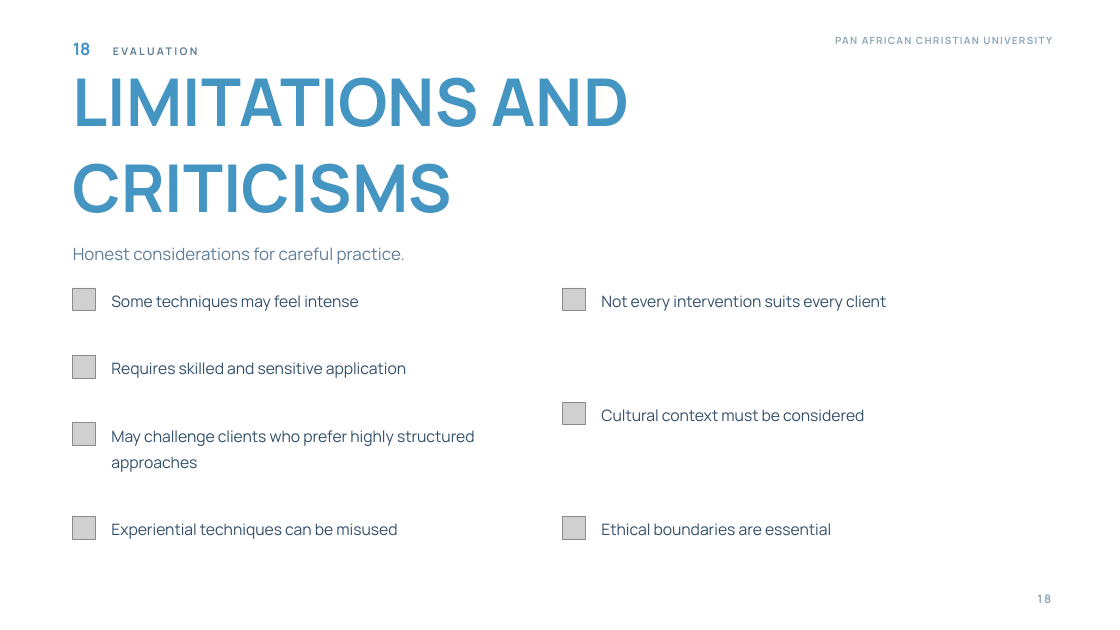
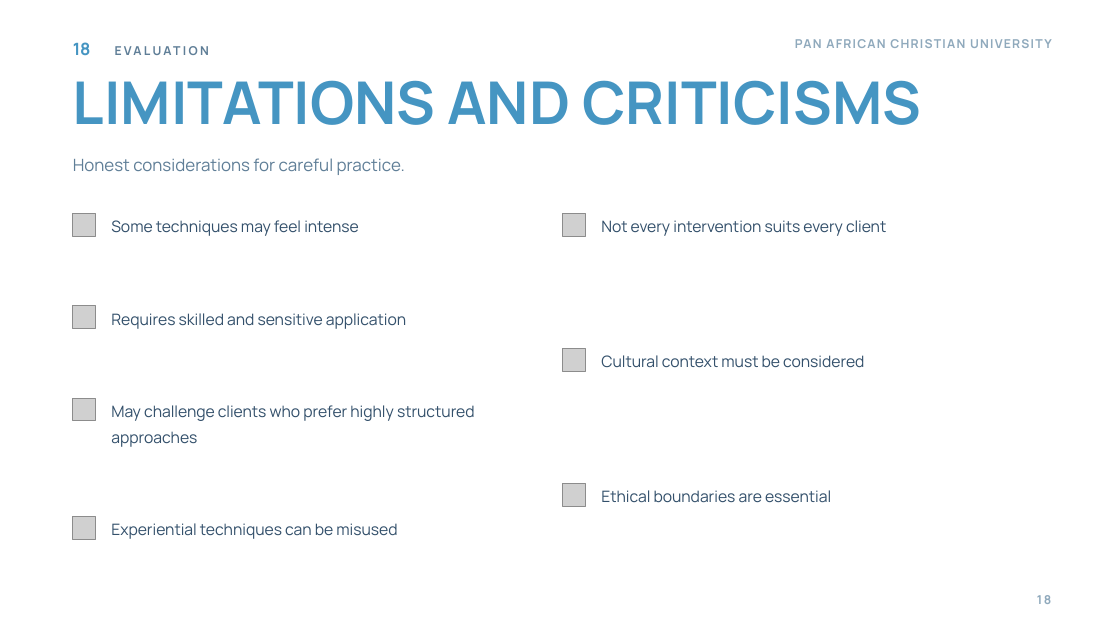
Before and after one commit to wambetebenjamin/Business-e-books, a slide deck: slide 18 of presentations/gestalt-theory-counselling/Gestalt Theory and Its Application to Counselling.pptx. Drawn at 1120x630 pixels with LibreOffice and Linux fonts; fonts in the diff are those of the drawing; grey boxes stand for pictures; background and template pictures are left out. Boxes give left, top, right and bottom in pixels: in the first picture for what was removed or moved away, otherwise in the second. Text is boxed around its words. In the diff, an @@ line names an element or a change of style, - is before the commit and + after.

Commit message:
Balance every page and measure headings at their true size
The heading sizes were measured before the template's own type scale was
applied, so long titles were picked too large and wrapped, and short pages
kept their content at the top with a third of the slide left empty.

* title_size now measures through the same scale the runs get, so a heading
  takes the largest size that holds it on one line (25 to 56 pt); the three
  longest take a second line rather than shrink below the rest.
* every page opens its body on one line (BODY_TOP) instead of following the
  heading around, the way the template sets its own pages.
* a new settle() pass reads each page's body as a stack of rows, hands the
  room under the last row to the gaps between rows, and turns what is left
  into even white space above and below. The heading, folio and citation
  never move, and a page can opt out with stretch = False when its rows are
  one object, as on the theorists page.
* two column lists of different lengths now share baselines (ys= on
  bullet_list), so the counsellor page reads as one grid.
* nothing in the deck sets below 10.5 pt, and the audit reports the real
  point sizes (its own measurement had been under reporting them).
* the theorists page carries larger medallions and a tighter column group;
  the conclusion loses its stray marks and its closing line is legible white.

audit: 22 slides, 0 problems, 0 dashes, min 10.5 pt, median 13.4 pt.

```diff
--- a/presentations/gestalt-theory-counselling/Gestalt Theory and Its Application to Counselling.pptx
+++ b/presentations/gestalt-theory-counselling/Gestalt Theory and Its Application to Counselling.pptx
@@ text "18 EVALUATION" at (73,42,91,55): size 9 to 10.5 pt in "EVALUATION" @@
@@ text "LIMITATIONS AND CRITICISMS" at (73,80,921,125): size 56.5 to 50.5 pt; line spacing 74pt to 72pt @@
@@ text "PAN AFRICAN CHRISTIAN UNIVERSITY" at (795,39,822,48): size 8.5 to 10.5 pt; line spacing 13.8pt to 17.3pt @@
@@ text "Honest considerations for careful practice.": place and size @@
-text "Honest considerations for careful practice." at (73,247,405,264)
+text "Honest considerations for careful practice." at (73,158,405,175)
@@ 2 pictures, 2 texts: place and size @@
-2 pictures, 2 texts at (73,288,886,311)
+2 pictures, 2 texts at (73,213,886,236)
@@ picture: place and size @@
-picture at (73,355,96,378)
+picture at (73,306,96,329)
@@ text "Requires skilled and sensitive application": place and size @@
-text "Requires skilled and sensitive application" at (111,362,406,378)
+text "Requires skilled and sensitive application" at (111,313,406,329)
@@ picture: place and size @@
-picture at (563,402,586,425)
+picture at (563,349,586,371)
@@ text "Cultural context must be considered": place and size @@
-text "Cultural context must be considered" at (601,409,864,422)
+text "Cultural context must be considered" at (601,355,864,368)
@@ picture: place and size @@
-picture at (73,423,96,445)
+picture at (73,398,96,421)
@@ text "May challenge clients who prefer ...": place and size @@
-text "May challenge clients who prefer ..." at (111,430,475,472)
+text "May challenge clients who prefer ..." at (111,405,475,447)
@@ picture: place and size @@
-picture at (563,517,586,539)
+picture at (563,484,586,507)
@@ text "Ethical boundaries are essential": place and size @@
-text "Ethical boundaries are essential" at (601,523,831,536)
+text "Ethical boundaries are essential" at (601,490,831,503)
```
Also in this commit, not shown: 21 other slides changed, 26 other files.
